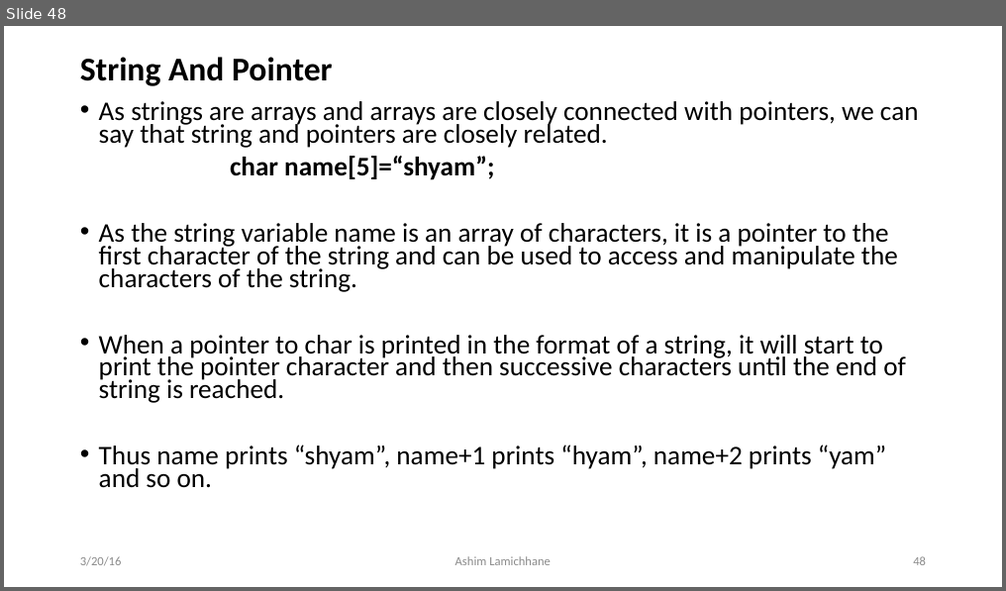
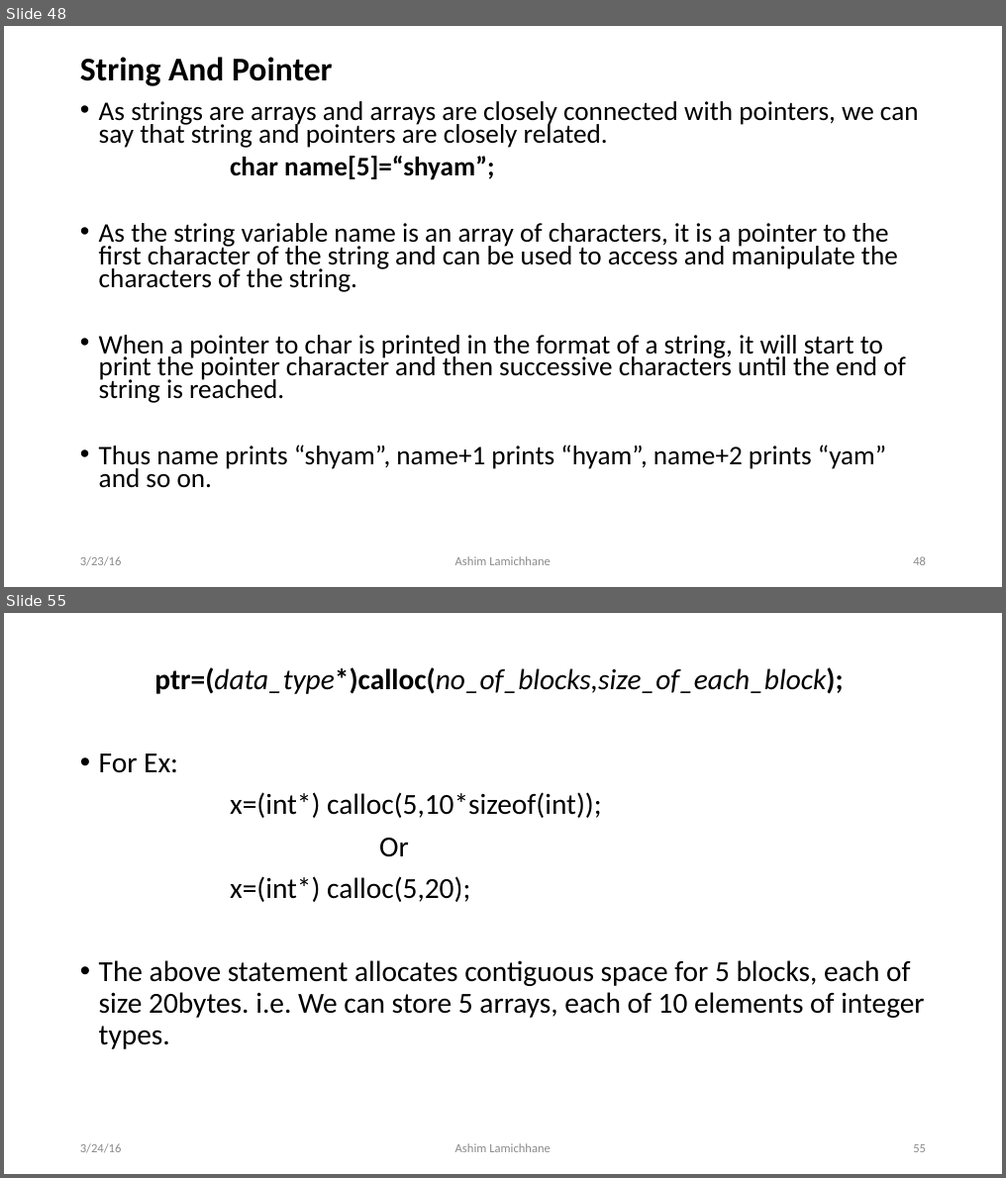
Before and after one commit to ashim888/csit-c, a slide deck: Unit 8/pointer.pptx. Shown one above the other, each under a label of ours: slide 48 before the commit, slides 48 and 55 after it; the slides between them are not shown. The pictures are 1006x591 and 1006x1178 pixels, drawn with LibreOffice and Linux fonts; fonts in the diff are those of the drawing. Boxes give left, top, right and bottom in pixels: in the first picture for what was removed or moved away, otherwise in the second. Text is boxed around its words. In the diff, an @@ line names an element or a change of style, - is before the commit and + after.

```diff
--- a/Unit 8/pointer.pptx
+++ b/Unit 8/pointer.pptx
@@ slide 55 added at (x1=4, y1=613, x2=1002, y2=1174), background #FFFFFF @@
@@ text added at (x1=99, y1=667, x2=924, y2=1050), 28 pt, text #000000 @@
+ptr=(data_type*)calloc(no_of_blocks,size_of_each_block);
+• For Ex:
+x=(int*) calloc(5,10*sizeof(int));
+Or
+x=(int*) calloc(5,20);
+• The above statement allocates contiguous space for 5 blocks, each of size 20bytes. i.e. We can store 5 arrays, each of 10 elements of integer types.
@@ text added at (x1=80, y1=1144, x2=122, y2=1154), 12 pt, text #8C8C8C @@
+3/24/16
@@ text added at (x1=455, y1=1144, x2=550, y2=1153), 12 pt, text #8C8C8C @@
+Ashim Lamichhane
@@ page number added at (x1=913, y1=1145, x2=926, y2=1153), 12 pt, text #8C8C8C @@
+55
@@ slide 48 changed as well @@
@@ text at (x1=80, y1=557, x2=122, y2=567): text changed @@
-3/20/16
+3/23/16
```
Also in this commit, not shown: 51 other slides changed, 6 other slides added.
